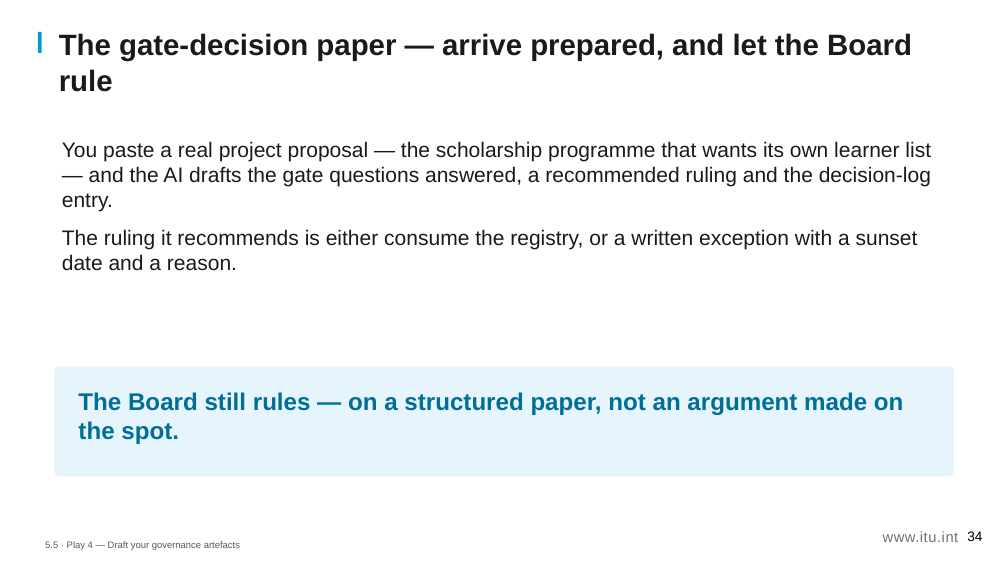
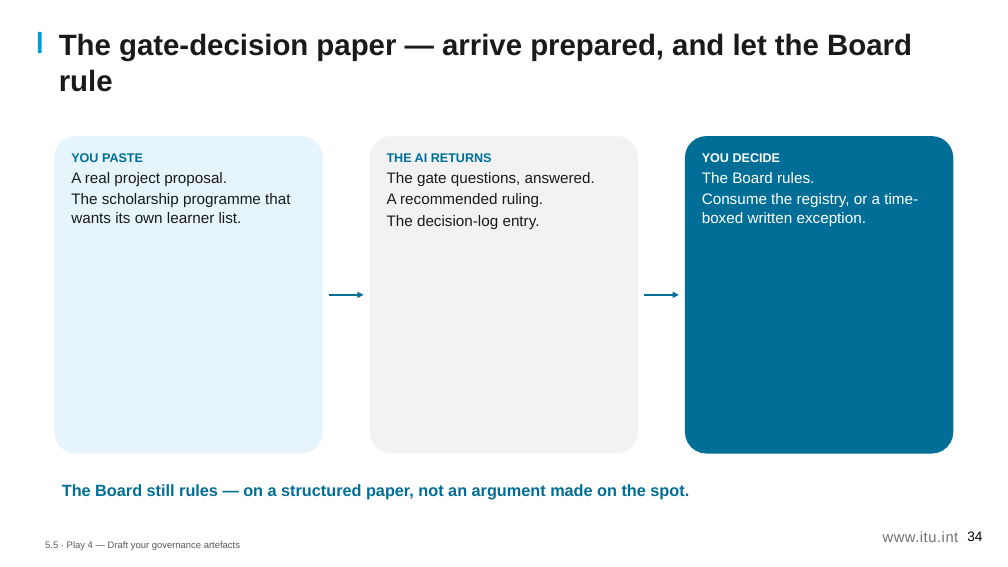
Before and after one commit to aarelaponin/geatdm-framework, a slide deck: slide 34 of 10-Knowledge-Products/KP1-GEA/videos/module_5/en/decks/KP1_M5_Deck_v0.1.pptx. Drawn at 1008x567 pixels with LibreOffice and Linux fonts; fonts in the diff are those of the drawing. Boxes give left, top, right and bottom in pixels: in the first picture for what was removed or moved away, otherwise in the second. Text is boxed around its words. In the diff, an @@ line names an element or a change of style, - is before the commit and + after.

```diff
--- a/10-Knowledge-Products/KP1-GEA/videos/module_5/en/decks/KP1_M5_Deck_v0.1.pptx
+++ b/10-Knowledge-Products/KP1-GEA/videos/module_5/en/decks/KP1_M5_Deck_v0.1.pptx
@@ rounded rectangle added at box(54, 136, 323, 454), fill #E5F5FB, 14.5 pt, text #1A1A1A @@
+YOU PASTE
+A real project proposal.
+The scholarship programme that wants its own learner list.
@@ text removed at box(62, 141, 931, 271) @@
-You paste a real project proposal — the scholarship programme that wants its own learner list — and the AI drafts the gate questions answered, a recommended ruling and the decision-log entry.
-The ruling it recommends is either consume the registry, or a written exception with a sunset date and a reason.
@@ rounded rectangle added at box(370, 136, 638, 454), fill #F2F2F2, 14.5 pt, text #1A1A1A @@
+THE AI RETURNS
+The gate questions, answered.
+A recommended ruling.
+The decision-log entry.
@@ rounded rectangle added at box(685, 136, 954, 454), fill #006E96, 14.5 pt, text #FFFFFF @@
+YOU DECIDE
+The Board rules.
+Consume the registry, or a time-boxed written exception.
@@ arrow added from (329, 295) to (364, 295), #006E96 2 pt @@
@@ arrow added from (644, 295) to (679, 295), #006E96 2 pt @@
@@ rounded rectangle removed at box(54, 367, 954, 476) @@
@@ text "The Board still rules — ...": place and size @@
-text "The Board still rules — ..." at box(78, 392, 903, 444)
+text "The Board still rules — ..." at box(62, 484, 689, 500)
@@ text "The Board still rules — ..." at box(62, 484, 689, 500): size 23 to 15.5 pt; less space between paragraphs @@
```
Also in this commit, not shown: 19 other slides changed, 45 other files.
